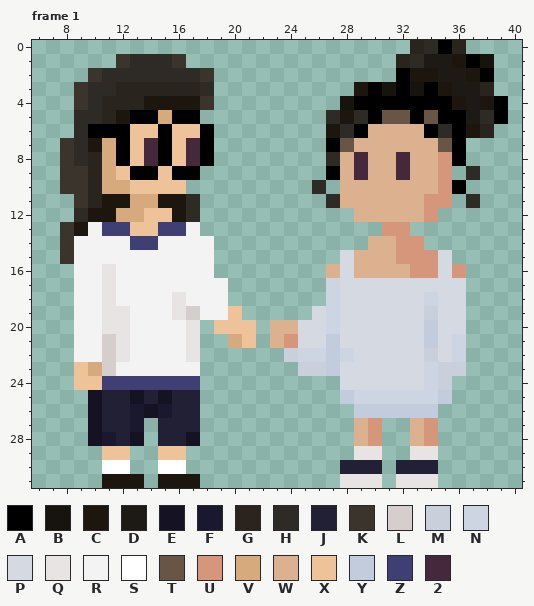
A pixel-art file gets an edit: end/assets/us.aseprite. Above, as it was before the edit.
48x32 pixels, 1 frame. Colours within 5 levels of each other are drawn and written as one. Shown: frame 1: x 6..40, y 0..31. The commit also changed other frames, which this record leaves out.
Palette (. is transparent): A #000000  B #17130d  C #1d160e  D #1d1914  E #151323  F #1a182e  G #29241d  H #2e2a25  J #222034  K #3a342c  L #d6cdcd  M #c9d0dc  N #ced5e2  P #d5d9e2  Q #e8e4e4  R #f3f3f3  S #ffffff  T #685546  U #d6967c  V #d6aa7c  W #dcb190  X #eec39a  Y #c3ccdc  Z #3f3f74  2 #45283c
Pixels before, frame 1, first column x 8:
 0 .........................GHAG...
 1 ....KHHHK...............GHDDCAB.
 2 ..KHHHHHHHK.............ACCDDCA.
 3 .KHHGGGGGGH..........CABABACDDG.
 4 .KHGGGCCCCK.........BAAAAAAACDCA
 5 .HHGCAAVAA.........HCHATTATAADHA
 6 .HAAAXXAXXA........CHAWWWWAHACG.
 7 KHCVAX2AX2A........ATWWWWWWTA...
 8 KHGVAX2AX2A........HW2WW2WWUA...
 9 KKGVXAAXAA.........AW2WW2WWU.H..
10 KKGVVXXXX.........H.WWWWWWWUA...
11 .KGCCVVCCH.........HWWWWWWUU.H..
12 .HCCVVXXCH...........WWWWWU.....
13 KCRZZXXZZR.............UU.......
14 KRRRRZZRRRR...........WWUU......
15 KRRRRRRRRRR.........PWWWUUUP....
16 .RRQRRRRRRR........WPWWWWUUPU...
17 .RRQRRRRRRRR.......NPPPPPPPPP...
18 .RRQRRRRQRRR.......NPPPPPPNPP...
19 .RRQQRRRQLRRX.....PNPPPPPPMPP...
20 .RRQQRRRRQ.XXX.WWPPNPPPPPPYPP...
21 .RRLQRRRRQ..VX.WUPPYPPPPPPYPN...
22 .RRLQRRRRQ......MNNYNPPPPPMPN...
23 .XVLRRRRRR.......MMYPPPPPPNMM...
24 .XXZZZZZZZ..........PPPPPPNM....
25 ..EJJEJEJJ..........YNNNNNNY....
26 ..EJJFEFJJ...........YYYYYY.....
27 ..EJJF.JJJ...........WU..WU.....
28 ..EFJE.JJE...........WU..WU.....
29 ...XX..XX............QQ..QQ.....
30 ...SS..SS...........JJJ.JJJ.....
31 ...CCC.CCC..........QQQ.QQQ.....
After the commit:
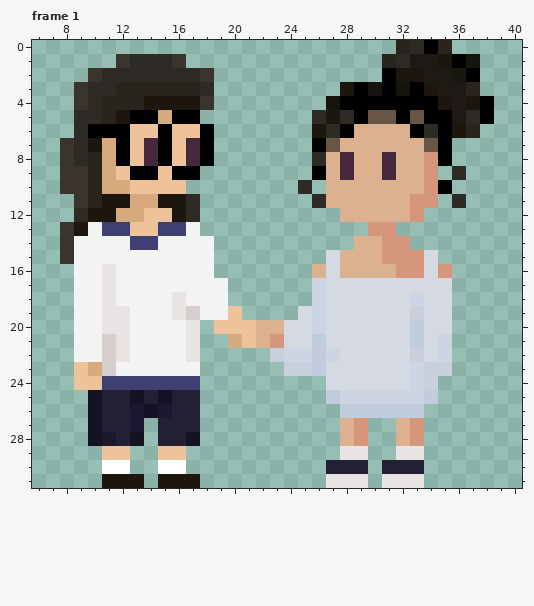
The exact change:
Changed rows in their new state; - is an unchanged pixel.
Frame 1:
first column x 22:
 0 ----------GHAG.---
 1 ---------GHD-CAB.-
 2 ---------AC-D-CA.-
 3 ------CABABACD-G.-
 4 -----BA------CDCA.
 5 ----HCHAT-ATA-DHA.
 6 ----CHAW---AHACG.-
 7 ----ATW-----TA.---
 8 ----HW2W-2W-UA.---
 9 ----AW2W-2W-U.H.--
10 ---H.W------UA.---
11 ----HW-----U-.H.--
12 ------W----U.-----
13 --------U-.-------
14 -------W-U-.------
15 -----PW--U--P.----
16 ----WPW---U-PU.---
17 ----NP--------.---
18 ----NP-----NP-.---
19 ---PNP-----MP-.---
20 W-P-NP-----YP-.---
21 WUP-YP-----YPN.---
22 -MN-YNP----MPN.---
23 --M-YP-----NM-.---
24 -----P-----NM.----
25 -----YN-----Y.----
26 ------Y-----.-----
27 ------WU.-WU.-----
28 ------WU.-WU.-----
29 ------Q-.-Q-.-----
30 -----J--.J--.-----
31 -----Q--.Q--.-----
Boxes around the changes in both pictures, in picture pixels (x1, y1, x2, y2):
changed: (256, 40, 508, 488)
